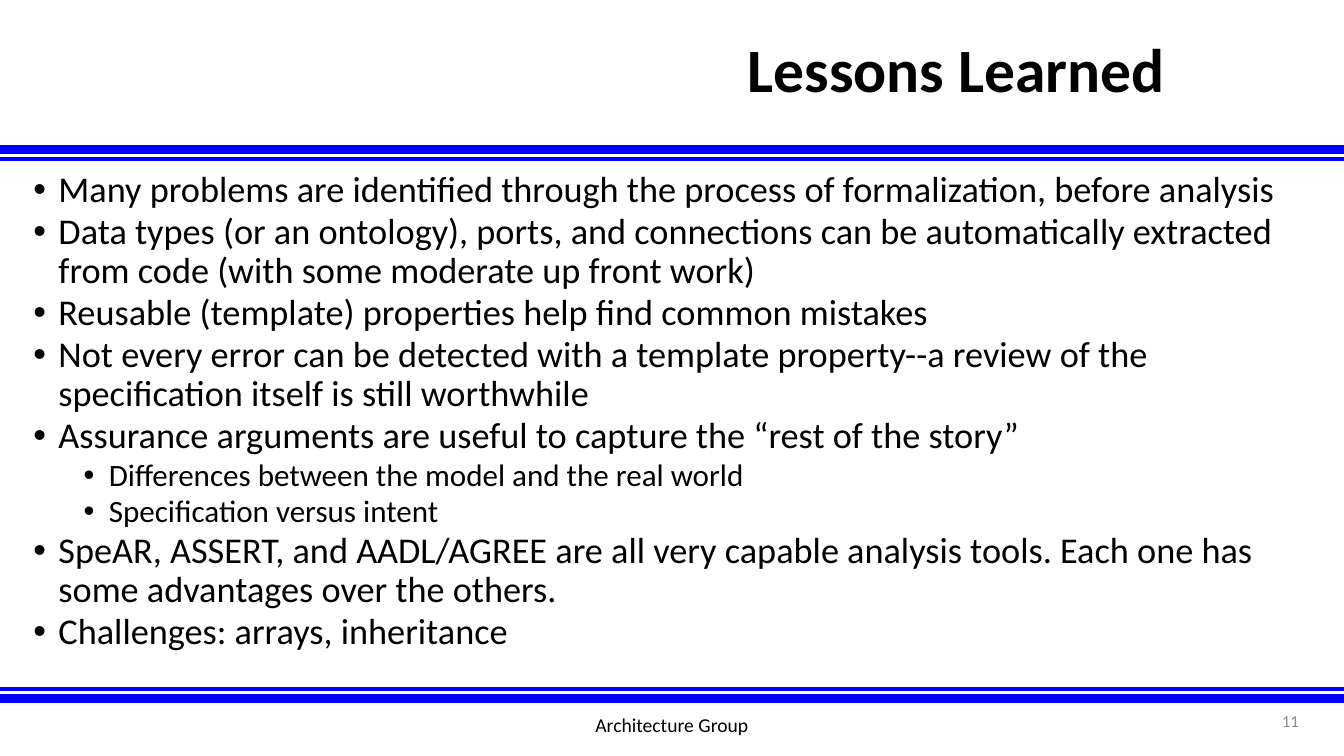
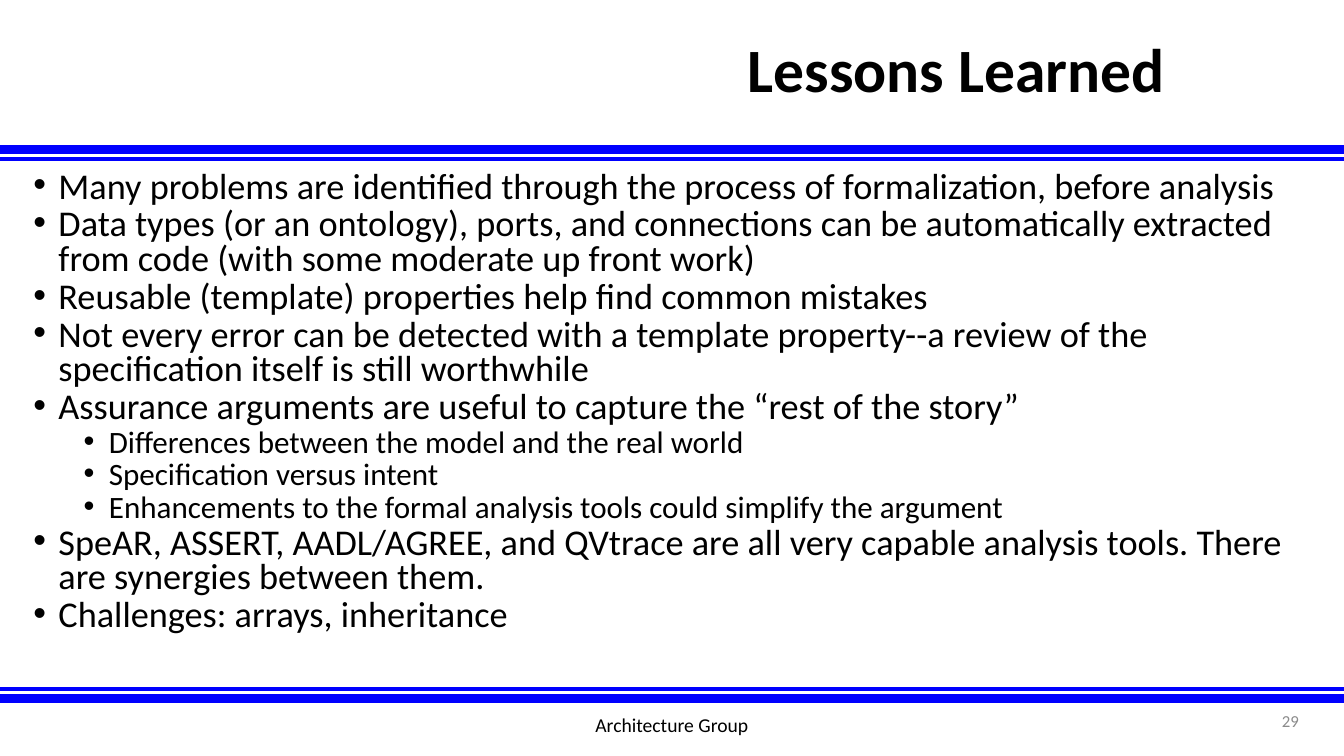
Before and after one commit to afrl-rq/OpenUxAS-SoI, a slide deck: slide 29 of presentations/S5_SoI_Architecture_Group.pptx (slide 11 before the commit). Drawn at 1344x756 pixels with LibreOffice and Linux fonts; fonts in the diff are those of the drawing; background and template pictures are left out. Boxes give left, top, right and bottom in pixels: in the first picture for what was removed or moved away, otherwise in the second. Text is boxed around its words. In the diff, an @@ line names an element or a change of style, - is before the commit and + after.

Commit message:
Updated S5 presentation - still working on a good first draft

```diff
--- a/presentations/S5_SoI_Architecture_Group.pptx
+++ b/presentations/S5_SoI_Architecture_Group.pptx
@@ text at <box>58,173,1274,634</box>: line spacing 0.9 to 0.8 @@
@@ text at <box>58,496,1282,596</box>: text changed @@
-• SpeAR, ASSERT, and AADL/AGREE are all very capable analysis tools. Each one has some advantages over the others.
+  • Enhancements to the formal analysis tools could simplify the argument
+• SpeAR, ASSERT, AADL/AGREE, and QVtrace are all very capable analysis tools. There are synergies between them.
@@ page number at <box>1282,716,1299,727</box>: text changed @@
-11
+29
```
Also in this commit, not shown: 8 other slides changed, 18 slides added.
